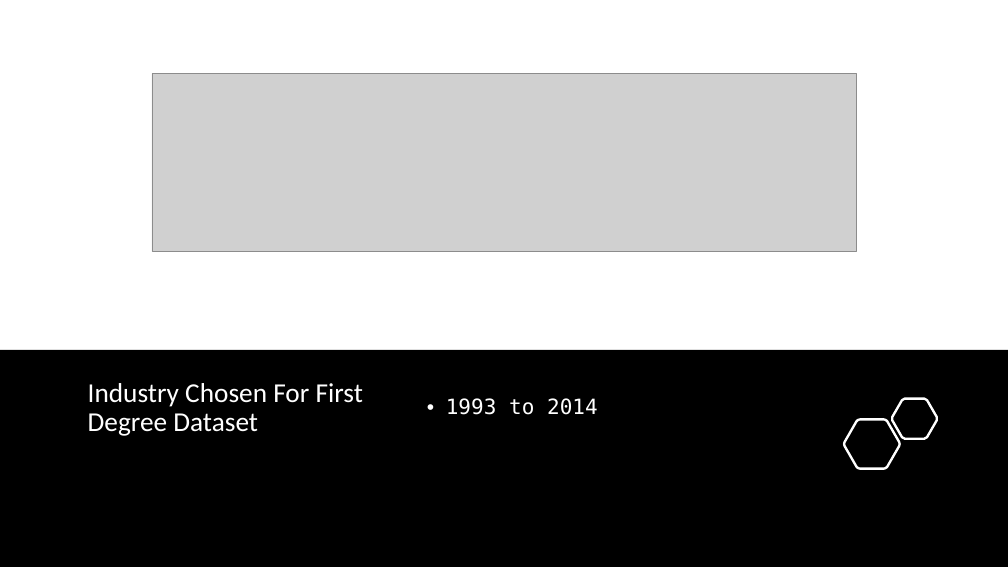
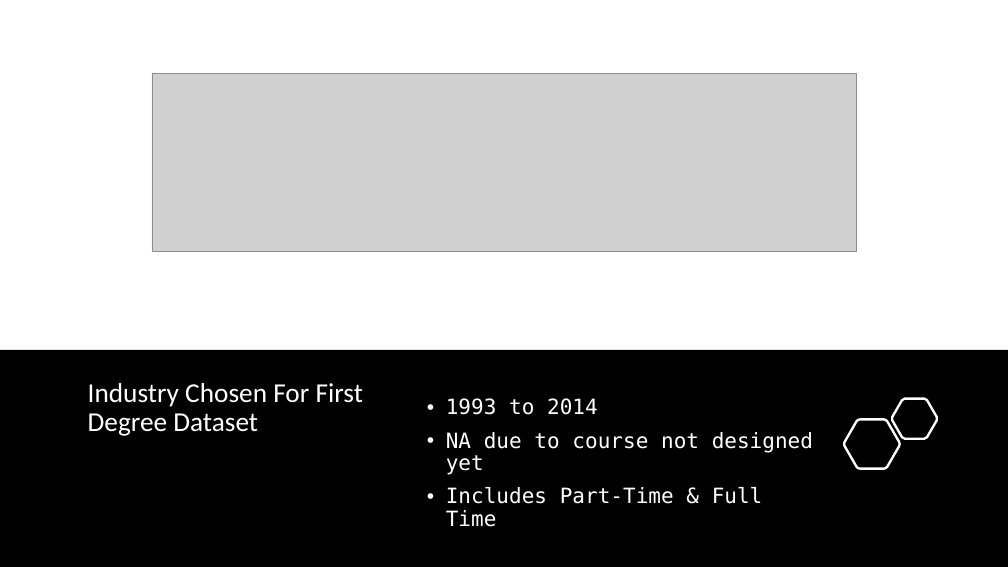
Before and after one commit to jurgen-tan-git/PDS-Assignments, a slide deck: slide 3 of Assignment 2/JurgenTan_CA2.pptx (slide 11 before the commit). Drawn at 1008x567 pixels with LibreOffice and Linux fonts; fonts in the diff are those of the drawing; grey boxes stand for pictures. Boxes give left, top, right and bottom in pixels: in the first picture for what was removed or moved away, otherwise in the second. Text is boxed around its words. In the diff, an @@ line names an element or a change of style, - is before the commit and + after.

```diff
--- a/Assignment 2/JurgenTan_CA2.pptx
+++ b/Assignment 2/JurgenTan_CA2.pptx
@@ text at <box>446,432,813,527</box>: paragraphs added @@
+• NA due to course not designed yet
+• Includes Part-Time & Full Time
```
Also in this commit, not shown: 13 other slides changed, 1 slide added, 1 slide removed, 32 other files.
